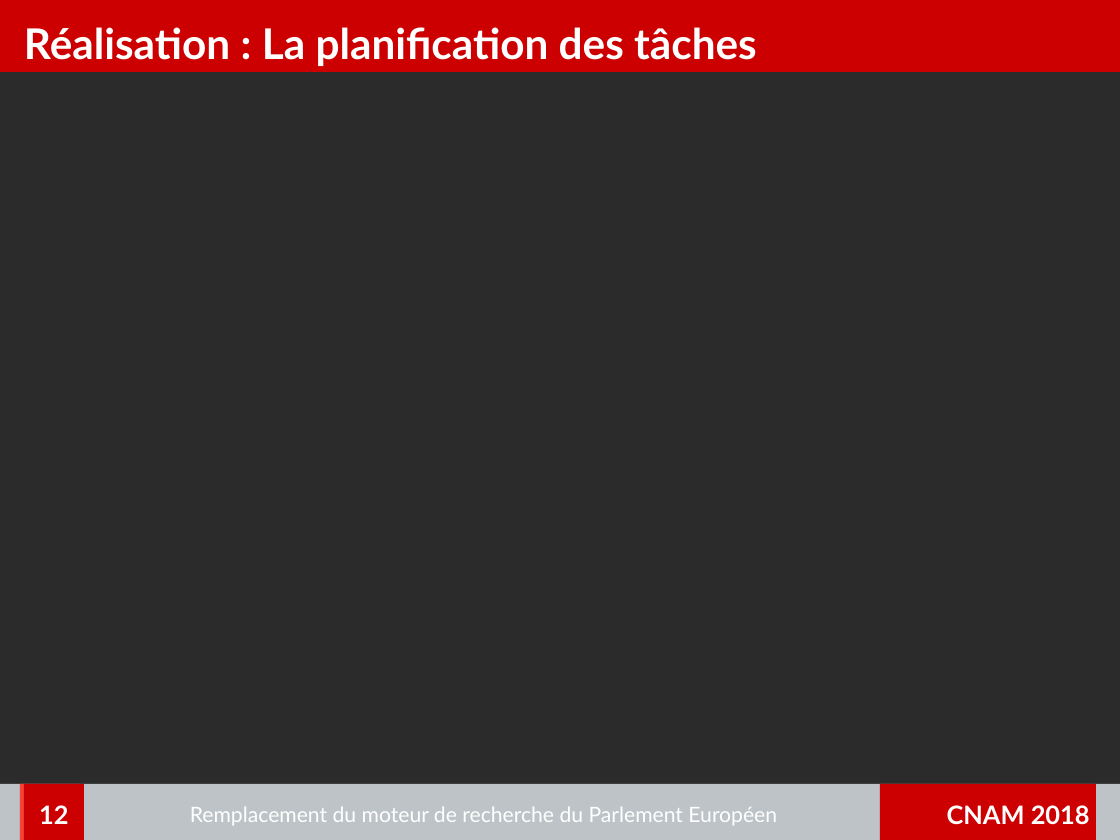
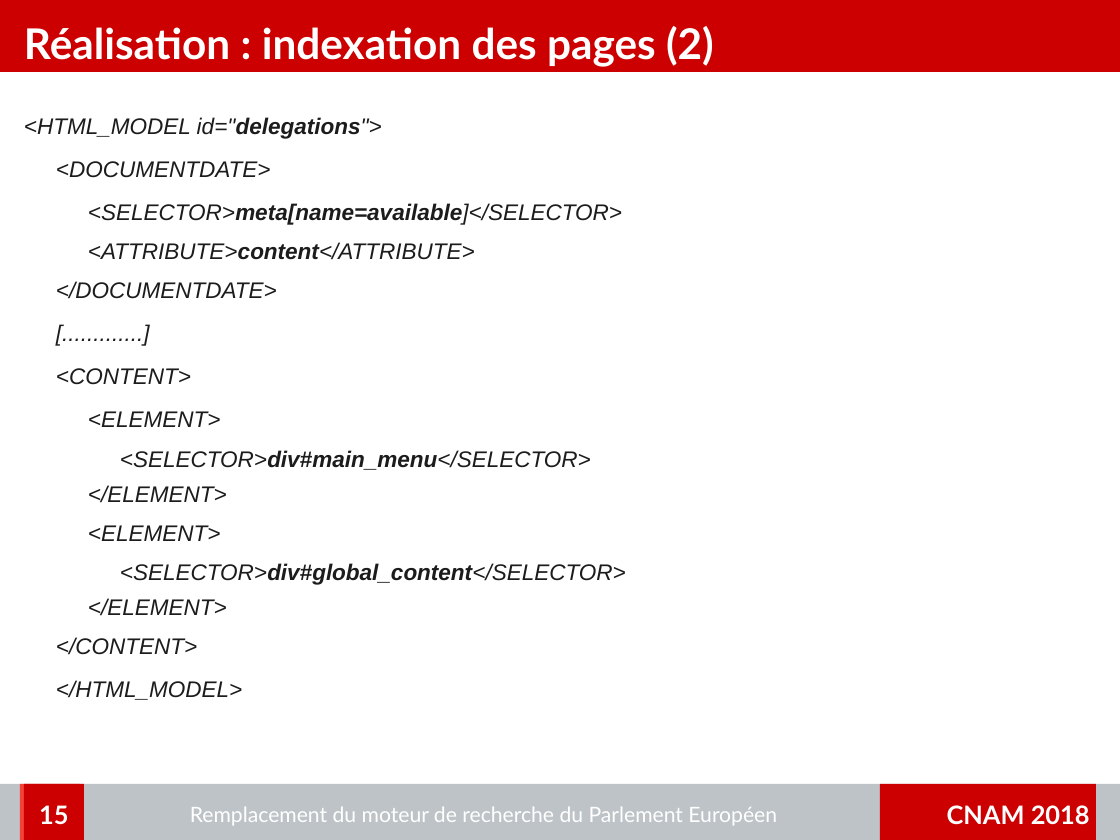
Before and after one commit to charleshuber/4tfront, a slide deck: slide 15 of memoire/presentation/memoire_presentation.odp (slide 12 before the commit). Drawn at 1120x840 pixels with LibreOffice and Linux fonts; fonts in the diff are those of the drawing; background and template pictures are left out; a plain dark background stands for a picture behind light text. Boxes give left, top, right and bottom in pixels: in the first picture for what was removed or moved away, otherwise in the second. Text is boxed around its words. In the diff, an @@ line names an element or a change of style, - is before the commit and + after.

```diff
--- a/memoire/presentation/memoire_presentation.odp
+++ b/memoire/presentation/memoire_presentation.odp
@@ title at bbox=[24, 26, 714, 67]: text changed @@
-Réalisation : La planification des tâches
+Réalisation : indexation des pages (2)
@@ text added at bbox=[24, 117, 626, 700], 16 pt, text #1C1C1C, italic @@
+<HTML_MODEL id="delegations">
+  <DOCUMENTDATE>
+    <SELECTOR>meta[name=available]</SELECTOR>
+    <ATTRIBUTE>content</ATTRIBUTE>
+  </DOCUMENTDATE>
+  [.............]
+  <CONTENT>
+    <ELEMENT>
+      <SELECTOR>div#main_menu</SELECTOR>
+    </ELEMENT>
+    <ELEMENT>
+      <SELECTOR>div#global_content</SELECTOR>
+    </ELEMENT>
+  </CONTENT>
+</HTML_MODEL>
@@ page number at bbox=[39, 805, 68, 825]: text changed @@
-12
+15
```
Also in this commit, not shown: 2 other slides changed, 2 slides added, 1 other file.
